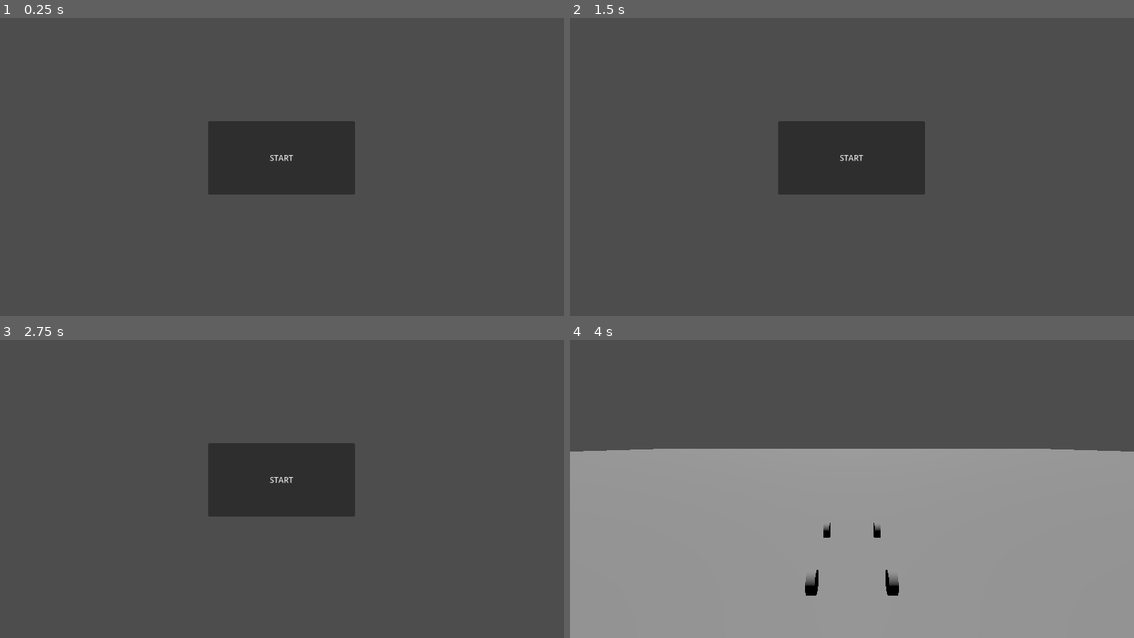
Above: before the commit, frames 1-4 (two rows, left to right).
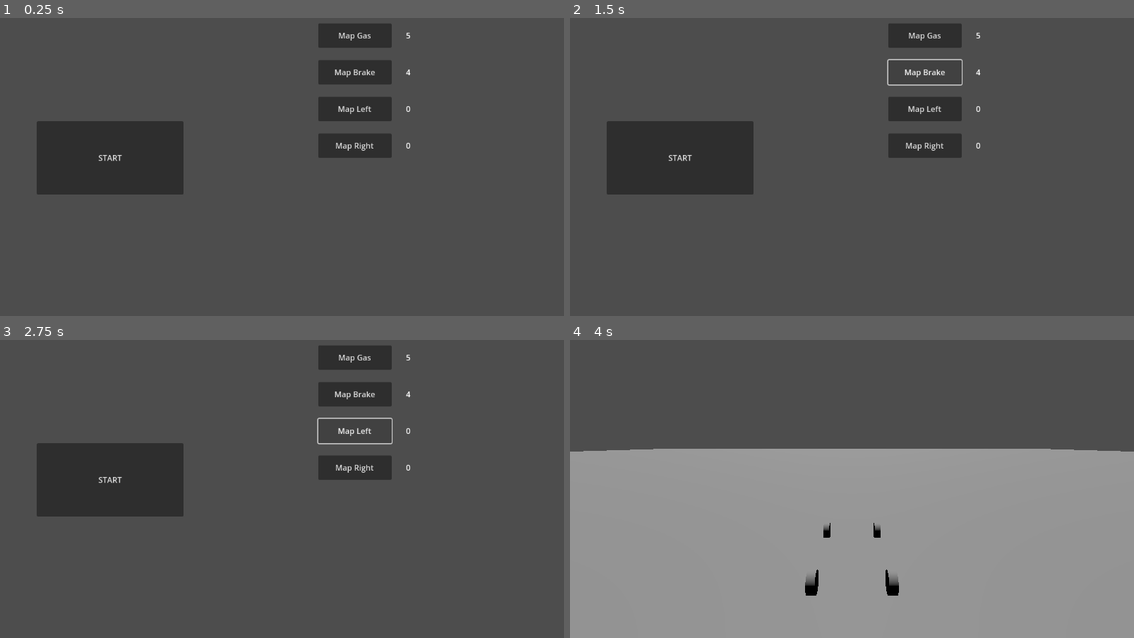
Above: after the commit, the same moments.

Repository: Pylon-Motorsports/GRIP-Sim
Game: Godot game, scene res://main_menu.tscn
Same seed, same stepped clock (60 frames per second), same inputs: the game is played once before the commit and once after it.
Inputs (mouse positions are in pixels of both pictures, inside the frame that each line leads up to):
- Up to frame 1 (0.25 s): no input
- Up to frame 2 (1.5 s): click (925, 35) at 0.5 s, where only the run after the commit has a clickable "Map Gas"; click (925, 71) at 1.25 s, where only the run after the commit has a clickable "Map Brake"
- Up to frame 3 (2.75 s): click (355, 432) at 2 s, where only the run after the commit has a clickable "Map Left"
- Up to frame 4 (4 s): click (925, 468) at 2.75 s, where only the run after the commit has a clickable "Map Right"; click "START" at 3.5 s

The runs differ from the first frame. In frame 1, 16% of the frame differs, in the area x 6-73%, y 1-60%; in frame 2, 15%; in frame 3, 15%; in frame 4, nothing differs.

Commit message:
feat: user mappable joysticks

Diff:
--- a/character_body_3d.gd
+++ b/character_body_3d.gd
@@ -1,13 +1,13 @@
 extends CharacterBody3D
 
-var rpm = 0.0
-const max_speed = 13.0
+static var rpm = 0.0
+const max_speed = 26.0
 const min_rpm = 0.0
-const max_rpm = 5000.0
+const max_rpm = 10000.0
 const max_brake_force_per_second = 2000.0
-const min_gas_force_per_second = 300.0
-const max_gas_force_per_second = 1000.0
-const max_engine_brake_force_per_second = 500.0
+const min_gas_force_per_second = 50.0
+const max_gas_force_per_second = 10000.0
+const max_engine_brake_force_per_second = 100.0
 const max_rotate_per_second = 0.02
 
 func _physics_process(delta):
@@ -21,7 +21,7 @@
         rotate_object_local(Vector3(0, 1, 0), -steer * max_rotate_per_second)
 
     var brake_force = brake * max_brake_force_per_second * delta
-    var gas_force = (min_gas_force_per_second + ((max_gas_force_per_second - min_gas_force_per_second) * delta * (rpm / max_rpm))) * gas
+    var gas_force = (min_gas_force_per_second + ((max_gas_force_per_second - min_gas_force_per_second) * (rpm / max_rpm))) * delta * gas
     var engine_brake_force = rpm * (1.0 - gas) * max_engine_brake_force_per_second * delta
 
     var forward_force = gas_force - brake_force - engine_brake_force
--- /dev/null
+++ b/main_menu.gd
@@ -0,0 +1,110 @@
+extends Node
+
+
+const timeoutTime = 10
+var settingGas = false
+var settingBrake = false
+var settingLeft = false
+var settingRight = false
+var joy_names = [
+    "joy_0_minus",
+    "joy_1_minus",
+    "joy_2_minus",
+    "joy_3_minus",
+    "joy_4_minus",
+    "joy_5_minus",
+    "joy_6_minus",
+    "joy_7_minus",
+    "joy_8_minus",
+    "joy_9_minus",
+    "joy_0_plus",
+    "joy_1_plus",
+    "joy_2_plus",
+    "joy_3_plus",
+    "joy_4_plus",
+    "joy_5_plus",
+    "joy_6_plus",
+    "joy_7_plus",
+    "joy_8_plus",
+    "joy_9_plus"]
+
+
+func _ready():
+    var eventGas = InputMap.action_get_events("pedal_gas").get(0)
+    var eventBrake = InputMap.action_get_events("pedal_brake").get(0)
+    var eventLeft = InputMap.action_get_events("steer_left").get(0)
+
+    $ButtonMapGas.pressed.connect(_button_gas)
+    $ButtonMapBrake.pressed.connect(_button_brake)
+    $ButtonMapLeft.pressed.connect(_button_left)
+    $ButtonMapRight.pressed.connect(_button_right)
+
+    _set_control_labels()
+
+
+func _set_control_labels():
+    var eventGas = InputMap.action_get_events("pedal_gas").get(0)
+    var eventBrake = InputMap.action_get_events("pedal_brake").get(0)
+    var eventLeft = InputMap.action_get_events("steer_left").get(0)
+    var eventRight = InputMap.action_get_events("steer_right").get(0)
+
+    get_tree().root.get_node("Control/ButtonMapGas/RichTextLabel").text = Input.get_joy_name(eventGas.device) + " " + str(eventGas.axis)
+    get_tree().root.get_node("Control/ButtonMapBrake/RichTextLabel").text = Input.get_joy_name(eventBrake.device) + " " + str(eventBrake.axis)
+    get_tree().root.get_node("Control/ButtonMapLeft/RichTextLabel").text = Input.get_joy_name(eventLeft.device) + " " + str(eventLeft.axis)
+    get_tree().root.get_node("Control/ButtonMapRight/RichTextLabel").text = Input.get_joy_name(eventRight.device) + " " + str(eventRight.axis)
+
+
+func _input(event):
+    var max_strength = 0;
+    var max_strength_index = -1;
+    for i in joy_names.size():
+        var strength = Input.get_action_strength(joy_names[i])
+        if strength > max_strength:
+            max_strength = strength
+            max_strength_index = i
+    if max_strength_index >= 0:
+        var new_event = InputMap.action_get_events(joy_names[max_strength_index])[0]
+        # TODO: remove duplicate code
+        if settingGas:
+            InputMap.action_erase_events("pedal_gas")
+            InputMap.action_add_event("pedal_gas", new_event)
+            settingGas = false
+        if settingBrake:
+            InputMap.action_erase_events("pedal_brake")
+            InputMap.action_add_event("pedal_brake", new_event)
+            settingBrake = false
+        if settingLeft:
+            InputMap.action_erase_events("steer_left")
+            InputMap.action_add_event("steer_left", new_event)
+            settingLeft = false
+        if settingRight:
+            InputMap.action_erase_events("steer_right")
+            InputMap.action_add_event("steer_right", new_event)
+            settingRight = false
+        _set_control_labels()
+
+
+# TODO: GUI indication of setting
+
+func _button_gas():
+    settingGas = true
+    await get_tree().create_timer(timeoutTime).timeout
+    settingGas = false
+
+
+func _button_brake():
+    settingBrake = true
+    await get_tree().create_timer(timeoutTime).timeout
+    settingBrake = false
+
+
+func _button_left():
+    settingLeft = true
+    await get_tree().create_timer(timeoutTime).timeout
+    settingLeft = false
+
+
+func _button_right():
+    settingRight = true
+    await get_tree().create_timer(timeoutTime).timeout
+    settingRight = false
--- a/main_menu.tscn
+++ b/main_menu.tscn
@@ -1,6 +1,7 @@
-[gd_scene load_steps=2 format=3 uid="uid://0r26hd34lylg"]
+[gd_scene load_steps=3 format=3 uid="uid://0r26hd34lylg"]
 
 [ext_resource type="Script" uid="uid://353llhio4oif" path="res://button.gd" id="1_06t4h"]
+[ext_resource type="Script" uid="uid://ucc7ixh4mhiq" path="res://main_menu.gd" id="1_7vrkn"]
 
 [node name="Control" type="Control"]
 layout_mode = 3
@@ -9,12 +10,77 @@
 anchor_bottom = 1.0
 grow_horizontal = 2
 grow_vertical = 2
+script = ExtResource("1_7vrkn")
 
-[node name="Button" type="Button" parent="."]
+[node name="ButtonStart" type="Button" parent="."]
 layout_mode = 0
-offset_left = 425.0
+offset_left = 75.0
 offset_top = 250.0
-offset_right = 725.0
+offset_right = 375.0
 offset_bottom = 400.0
 text = "START"
 script = ExtResource("1_06t4h")
+
+[node name="ButtonMapGas" type="Button" parent="."]
+layout_mode = 0
+offset_left = 650.0
+offset_top = 50.0
+offset_right = 800.0
+offset_bottom = 100.0
+text = "Map Gas"
+
+[node name="RichTextLabel" type="RichTextLabel" parent="ButtonMapGas"]
+layout_mode = 0
+offset_left = 175.0
+offset_right = 325.0
+offset_bottom = 50.0
+text = "TODO"
+vertical_alignment = 1
+
+[node name="ButtonMapBrake" type="Button" parent="."]
+layout_mode = 0
+offset_left = 650.0
+offset_top = 125.0
+offset_right = 800.0
+offset_bottom = 175.0
+text = "Map Brake"
+
+[node name="RichTextLabel" type="RichTextLabel" parent="ButtonMapBrake"]
+layout_mode = 0
+offset_left = 175.0
+offset_right = 325.0
+offset_bottom = 50.0
+text = "TODO"
+vertical_alignment = 1
+
+[node name="ButtonMapLeft" type="Button" parent="."]
+layout_mode = 0
+offset_left = 650.0
+offset_top = 200.0
+offset_right = 800.0
+offset_bottom = 250.0
+text = "Map Left"
+
+[node name="RichTextLabel" type="RichTextLabel" parent="ButtonMapLeft"]
+layout_mode = 0
+offset_left = 175.0
+offset_right = 325.0
+offset_bottom = 50.0
+text = "TODO"
+vertical_alignment = 1
+
+[node name="ButtonMapRight" type="Button" parent="."]
+layout_mode = 0
+offset_left = 650.0
+offset_top = 275.0
+offset_right = 800.0
+offset_bottom = 325.0
+text = "Map Right"
+
+[node name="RichTextLabel" type="RichTextLabel" parent="ButtonMapRight"]
+layout_mode = 0
+offset_left = 175.0
+offset_right = 325.0
+offset_bottom = 50.0
+text = "TODO"
+vertical_alignment = 1
--- a/project.godot
+++ b/project.godot
@@ -18,22 +18,122 @@
 [input]
 
 pedal_gas={
+"deadzone": 0.1,
+"events": [Object(InputEventJoypadMotion,"resource_local_to_scene":false,"resource_name":"","device":-1,"axis":5,"axis_value":1.0,"script":null)
+]
+}
+pedal_brake={
+"deadzone": 0.1,
+"events": [Object(InputEventJoypadMotion,"resource_local_to_scene":false,"resource_name":"","device":-1,"axis":4,"axis_value":1.0,"script":null)
+]
+}
+steer_left={
+"deadzone": 0.1,
+"events": [Object(InputEventJoypadMotion,"resource_local_to_scene":false,"resource_name":"","device":-1,"axis":0,"axis_value":-1.0,"script":null)
+]
+}
+steer_right={
+"deadzone": 0.1,
+"events": [Object(InputEventJoypadMotion,"resource_local_to_scene":false,"resource_name":"","device":-1,"axis":0,"axis_value":1.0,"script":null)
+]
+}
+joy_0_minus={
+"deadzone": 0.2,
+"events": [Object(InputEventJoypadMotion,"resource_local_to_scene":false,"resource_name":"","device":-1,"axis":0,"axis_value":-1.0,"script":null)
+]
+}
+joy_1_minus={
+"deadzone": 0.2,
+"events": [Object(InputEventJoypadMotion,"resource_local_to_scene":false,"resource_name":"","device":-1,"axis":1,"axis_value":-1.0,"script":null)
+]
+}
+joy_2_minus={
+"deadzone": 0.2,
+"events": [Object(InputEventJoypadMotion,"resource_local_to_scene":false,"resource_name":"","device":-1,"axis":2,"axis_value":-1.0,"script":null)
+]
+}
+joy_3_minus={
+"deadzone": 0.2,
+"events": [Object(InputEventJoypadMotion,"resource_local_to_scene":false,"resource_name":"","device":-1,"axis":3,"axis_value":-1.0,"script":null)
+]
+}
+joy_4_minus={
+"deadzone": 0.2,
+"events": [Object(InputEventJoypadMotion,"resource_local_to_scene":false,"resource_name":"","device":-1,"axis":4,"axis_value":-1.0,"script":null)
+]
+}
+joy_5_minus={
+"deadzone": 0.2,
+"events": [Object(InputEventJoypadMotion,"resource_local_to_scene":false,"resource_name":"","device":-1,"axis":5,"axis_value":-1.0,"script":null)
+]
+}
+joy_6_minus={
+"deadzone": 0.2,
+"events": [Object(InputEventJoypadMotion,"resource_local_to_scene":false,"resource_name":"","device":-1,"axis":6,"axis_value":-1.0,"script":null)
+]
+}
+joy_7_minus={
+"deadzone": 0.2,
+"events": [Object(InputEventJoypadMotion,"resource_local_to_scene":false,"resource_name":"","device":-1,"axis":7,"axis_value":-1.0,"script":null)
+]
+}
+joy_8_minus={
+"deadzone": 0.2,
+"events": [Object(InputEventJoypadMotion,"resource_local_to_scene":false,"resource_name":"","device":-1,"axis":8,"axis_value":-1.0,"script":null)
+]
+}
+joy_9_minus={
+"deadzone": 0.2,
+"events": [Object(InputEventJoypadMotion,"resource_local_to_scene":false,"resource_name":"","device":-1,"axis":9,"axis_value":-1.0,"script":null)
+]
+}
+joy_0_plus={
+"deadzone": 0.2,
+"events": [Object(InputEventJoypadMotion,"resource_local_to_scene":false,"resource_name":"","device":-1,"axis":0,"axis_value":1.0,"script":null)
+]
+}
+joy_1_plus={
+"deadzone": 0.2,
+"events": [Object(InputEventJoypadMotion,"resource_local_to_scene":false,"resource_name":"","device":-1,"axis":1,"axis_value":1.0,"script":null)
+]
+}
+joy_2_plus={
+"deadzone": 0.2,
+"events": [Object(InputEventJoypadMotion,"resource_local_to_scene":false,"resource_name":"","device":-1,"axis":2,"axis_value":1.0,"script":null)
+]
+}
+joy_3_plus={
+"deadzone": 0.2,
+"events": [Object(InputEventJoypadMotion,"resource_local_to_scene":false,"resource_name":"","device":-1,"axis":3,"axis_value":1.0,"script":null)
+]
+}
+joy_4_plus={
+"deadzone": 0.2,
+"events": [Object(InputEventJoypadMotion,"resource_local_to_scene":false,"resource_name":"","device":-1,"axis":4,"axis_value":1.0,"script":null)
+]
+}
+joy_5_plus={
 "deadzone": 0.2,
 "events": [Object(InputEventJoypadMotion,"resource_local_to_scene":false,"resource_name":"","device":-1,"axis":5,"axis_value":1.0,"script":null)
 ]
 }
-pedal_brake={
+joy_6_plus={
 "deadzone": 0.2,
-"events": [Object(InputEventJoypadMotion,"resource_local_to_scene":false,"resource_name":"","device":-1,"axis":4,"axis_value":1.0,"script":null)
+"events": [Object(InputEventJoypadMotion,"resource_local_to_scene":false,"resource_name":"","device":-1,"axis":6,"axis_value":1.0,"script":null)
 ]
 }
-steer_left={
+joy_7_plus={
 "deadzone": 0.2,
-"events": [Object(InputEventJoypadMotion,"resource_local_to_scene":false,"resource_name":"","device":-1,"axis":0,"axis_value":-1.0,"script":null)
+"events": [Object(InputEventJoypadMotion,"resource_local_to_scene":false,"resource_name":"","device":-1,"axis":7,"axis_value":1.0,"script":null)
 ]
 }
-steer_right={
+joy_8_plus={
 "deadzone": 0.2,
-"events": [Object(InputEventJoypadMotion,"resource_local_to_scene":false,"resource_name":"","device":-1,"axis":0,"axis_value":1.0,"script":null)
+"events": [Object(InputEventJoypadMotion,"resource_local_to_scene":false,"resource_name":"","device":-1,"axis":8,"axis_value":1.0,"script":null)
 ]
 }
+joy_9_plus={
+"deadzone": 0.2,
+"events": [Object(InputEventJoypadMotion,"resource_local_to_scene":false,"resource_name":"","device":-1,"axis":9,"axis_value":1.0,"script":null)
+]
+}
Not shown, added: main_menu.gd.uid
